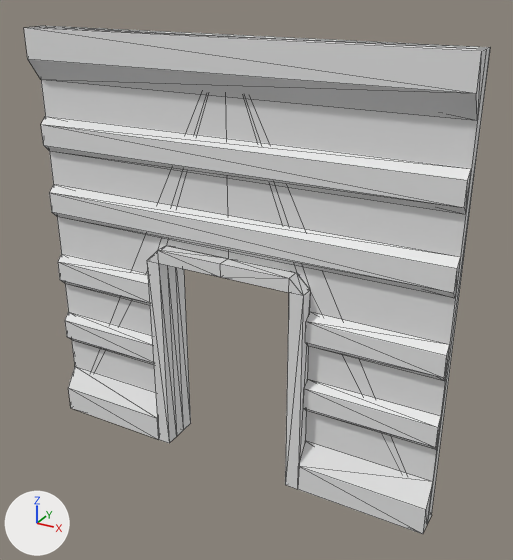
A saved change to the glTF model SpaceHorrorGame/assets/Walls/Small/Small_Doorway_Interior_2.gltf.
Camera for both pictures: a 50 mm lens placed at (4.55, -3.7, 6.73), pointed at (0.31, 4.01, 2.88). Arrows for +X, +Y and +Z are at lower left; the lights stay in place. Mesh edges are drawn as thin lines. Where no turn or scale is listed for an object, it has been applied to the vertices. Vertices at the same position are counted once.

The first picture shows 'Door_Frame', 'Door_Wall', 'Doorway_Interior', 'Small_Interior'.
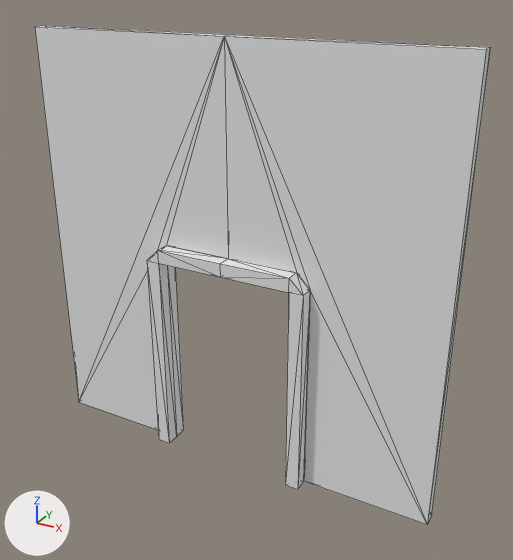
The newer file is also turned or shifted as a whole; pictures and numbers use the older file's frame.

Pixel boxes [x1, y1, x2, y2] of what changed, in the pictures (513 x 560 px; the box of a moved part takes in the faces that stretch with it):
'Door_Wall', reshaped
    before: [38, 26, 490, 524]
    after: [35, 26, 490, 524]
'Small_Interior', deleted
    before: [41, 116, 471, 450]
'Doorway_Interior', deleted
    before: [24, 27, 486, 534]
part 1 of me_plane_004, moved or reshaped
    before: [305, 291, 401, 472]
    after: [304, 291, 427, 524]
part 2 of me_cube_007, cut back
    before: [176, 267, 191, 429]

What changed in the scene script:
```text
Change me_plane_004:
    where me_plane_004.from_pydata(...)  # 28 vertices, 54 faces; spans x -3.0..3.0, y 2.8..3.0, z 0.0..6.0
    used by ob_door_wall; location = (0.0, 1.0, 0.0)
    me_plane_004 part 1
    2 vertices are removed from x -1.2..1.2, y 2.8, z 0.0
    14 faces are deleted
    2 vertices are added at (-1.2, 2.96, 0.0), (1.2, 2.96, 0.0)
    14 new faces join them
Change me_cube_007:
    used by ob_door_frame; location = (0.0, 1.0, 0.0)
    remove me_cube_007.from_pydata(...)  # 48 vertices, 114 faces; spans x -1.2..1.2, y 2.6..3.2, z 0.0..3.2
    add me_cube_007.from_pydata(...)  # 36 vertices, 88 faces; spans x -1.2..1.2, y 2.6..3.0, z 0.0..3.2
    me_cube_007 part 2
    12 vertices are removed from x -1.2..1.2, y 3.2, z 0.0..3.2
    36 faces are deleted
    10 new faces join them
Remove ob_doorway_interior:
    ob_doorway_interior = bpy.data.objects.new('Doorway_Interior', me_cube_052)
    ob_doorway_interior.location = (0.0, 0.0, 3.0)
Remove ob_small_interior:
    ob_small_interior = bpy.data.objects.new('Small_Interior', me_cube_045)
    ob_small_interior.location = (0.0, 0.0, 0.0)
```
